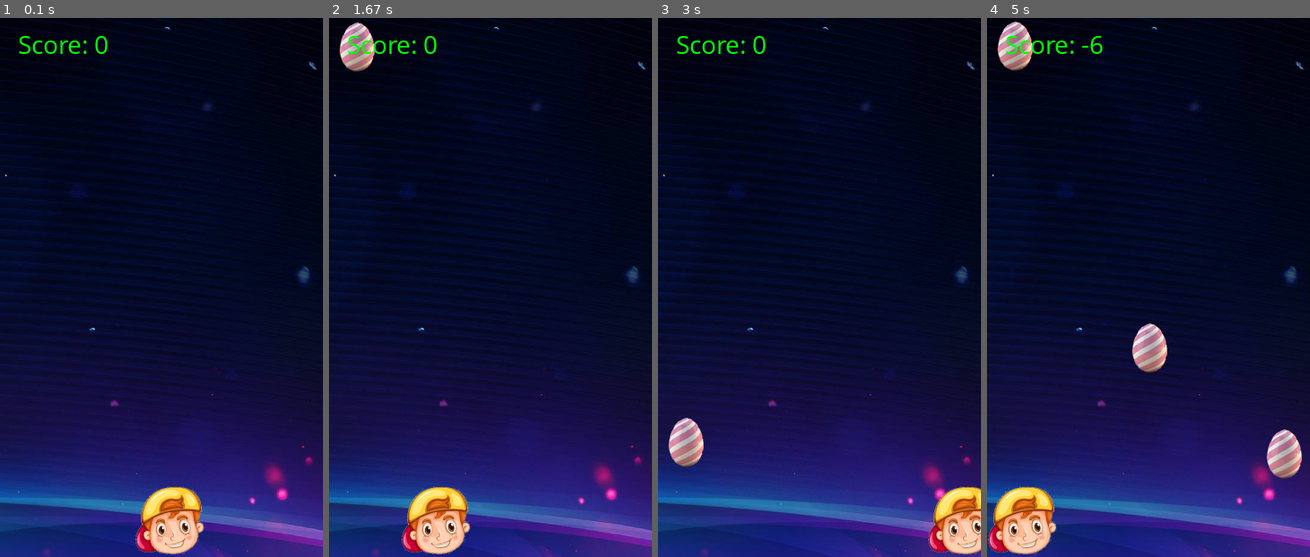
Above: before the commit, frames 1-4 (left to right).
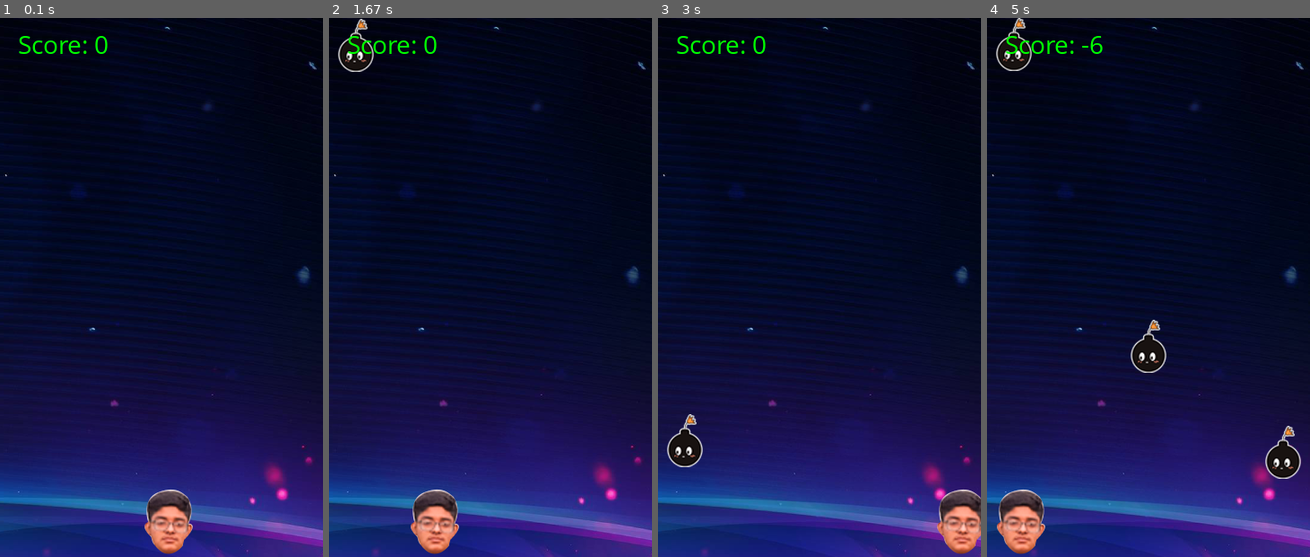
Above: after the commit, the same moments.

Repository: TahamidurTaief/bomb_escape_pygame
Game: pygame game, started from main.py
Two runs of this game, one before a commit and one after it. Both use one fixed random seed, a clock stepped at 60 frames per second and the inputs below.
Inputs:
- Up to frame 1 (0.1 s): no input
- Up to frame 2 (1.67 s): hold Right 0.33-0.8 s; hold Left from 1.33 s (still down)
- Up to frame 3 (3 s): release Left at 1.87 s; hold Right 2.33-2.97 s
- Up to frame 4 (5 s): hold Left 3-3.47 s; hold Right 3.5-3.97 s; hold Right 4-4.47 s; hold Left from 4.5 s (still down)

The runs differ from the first frame. In frame 1, 2.1% of the frame differs, in the area x 41-64%, y 86-100%; in frame 2, 2.8%; in frame 3, 2.5%; in frame 4, 4.5%, in the area x 0-98%, y 0-100%.

Commit message:
commit bomb escape game

Diff:
--- a/main.py
+++ b/main.py
@@ -1,3 +1,4 @@
+
 import pygame
 import random
 
Binary file changed: egg.png
Binary file changed: user.png
